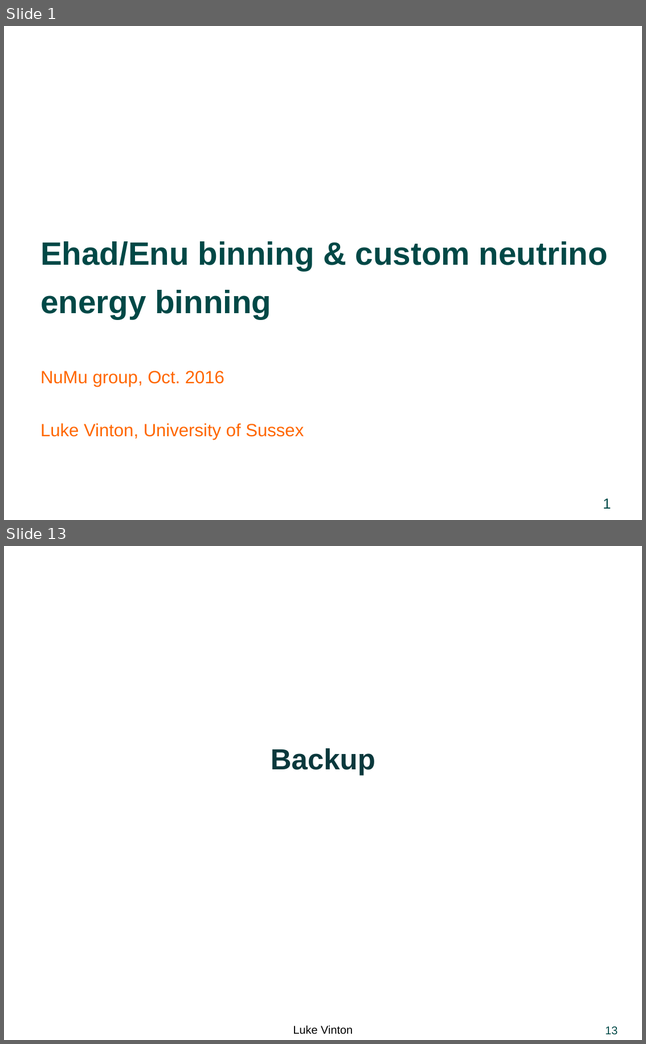
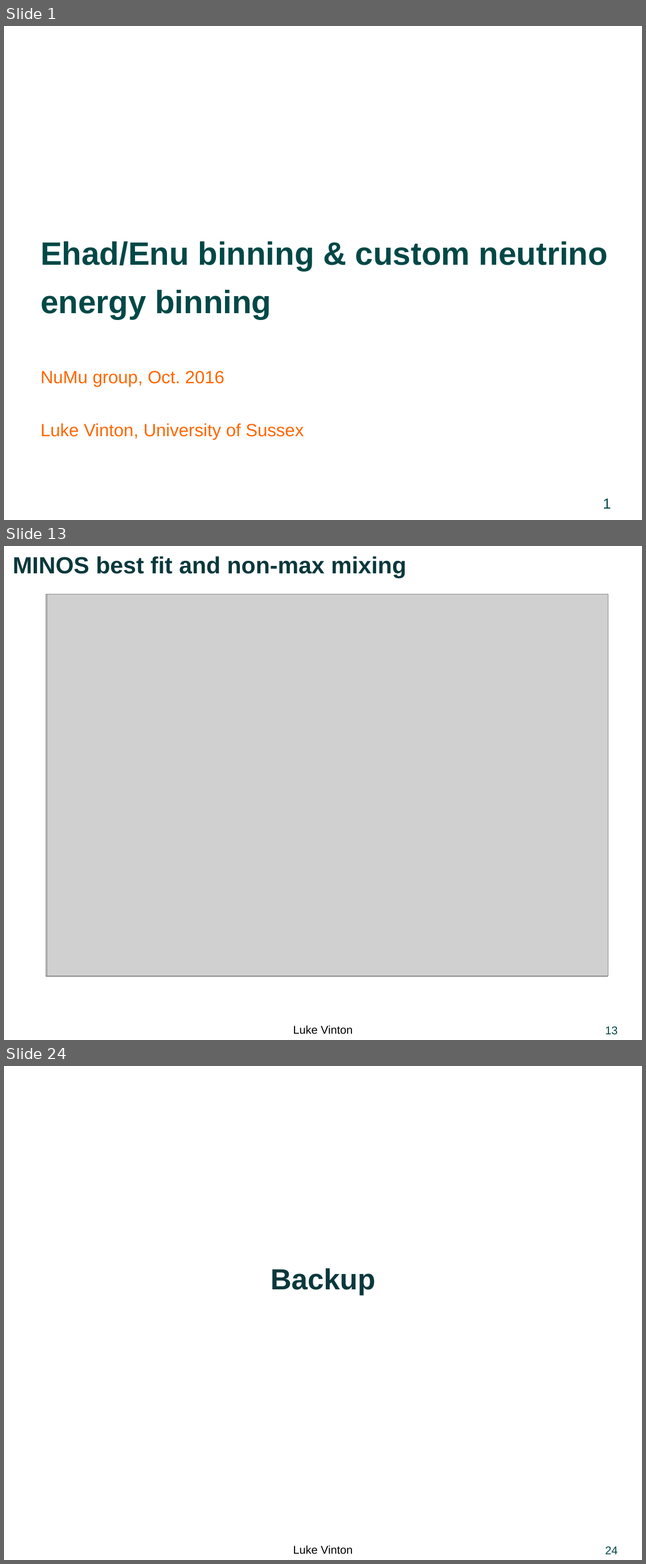
Before and after one commit to LukeJVinton/Thesis-, a slide deck: Presentations/NumuCollabMeeting_resBinning_energyBinShare_CustomBinning.pptx. Shown one above the other, each under a label of ours: slides 1 and 13 before the commit, slides 1, 13 and 24 after it; the slides between them are not shown. The pictures are 646x1044 and 646x1564 pixels, drawn with LibreOffice and Linux fonts; fonts in the diff are those of the drawing; grey boxes stand for pictures; background and template pictures are left out. Boxes give left, top, right and bottom in pixels: in the first picture for what was removed or moved away, otherwise in the second. Text is boxed around its words. In the diff, an @@ line names an element or a change of style, - is before the commit and + after.

```diff
--- a/Presentations/NumuCollabMeeting_resBinning_energyBinShare_CustomBinning.pptx
+++ b/Presentations/NumuCollabMeeting_resBinning_energyBinShare_CustomBinning.pptx
@@ slide 13 added at box(4, 546, 642, 1040), background #FFFFFF; not listed: 2 template elements that a slide beside it also shows @@
@@ text added at box(13, 556, 406, 578), 29 pt, text #0A383C, bold @@
+MINOS best fit and non-max mixing
@@ picture added at box(46, 595, 608, 976) @@
@@ picture added at box(46, 594, 608, 976) @@
@@ picture added at box(46, 595, 608, 976) @@
@@ picture added at box(47, 595, 608, 976) @@
@@ picture added at box(47, 594, 609, 976) @@
@@ picture added at box(47, 594, 608, 976) @@
@@ picture added at box(47, 595, 608, 976) @@
@@ what was slide 13 is now slide 24 @@
@@ page number at box(605, 1547, 618, 1554): text changed @@
-13
+24
```
Also in this commit, not shown: 5 slides changed, 16 other slides added, 2 slides removed.
